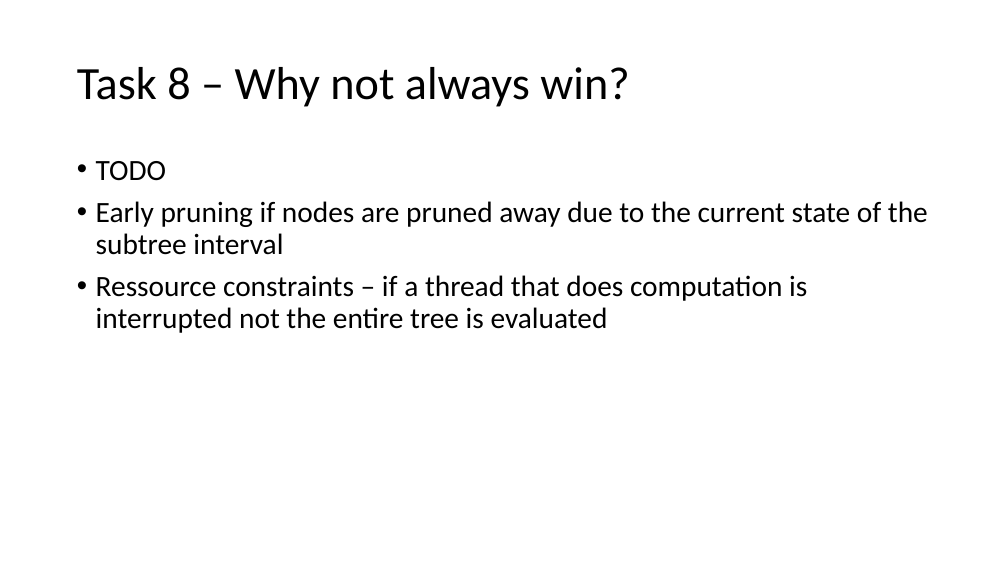
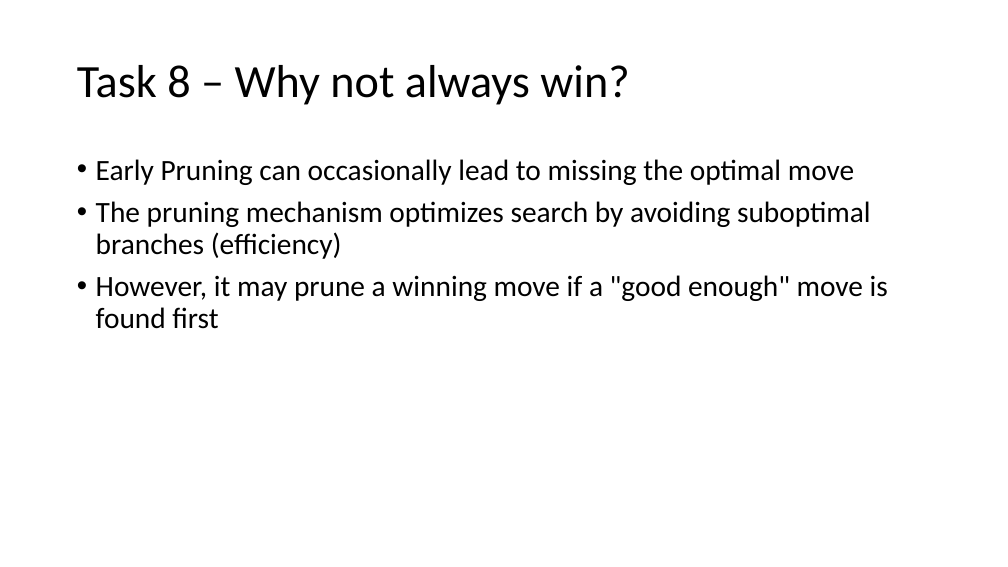
Before and after one commit to XaverB/connect-four, a slide deck: slide 22 of doc/ConnectFourPresentationDraft.pptx (slide 13 before the commit). Drawn at 1008x567 pixels with LibreOffice and Linux fonts; fonts in the diff are those of the drawing. Boxes give left, top, right and bottom in pixels: in the first picture for what was removed or moved away, otherwise in the second. Text is boxed around its words. In the diff, an @@ line names an element or a change of style, - is before the commit and + after.

```diff
--- a/doc/ConnectFourPresentationDraft.pptx
+++ b/doc/ConnectFourPresentationDraft.pptx
@@ text at [96,159,888,329]: text changed @@
-• TODO
-• Early pruning if nodes are pruned away due to the current state of the subtree interval
-• Ressource constraints – if a thread that does computation is interrupted not the entire tree is evaluated
+• Early Pruning can occasionally lead to missing the optimal move
+• The pruning mechanism optimizes search by avoiding suboptimal branches (efficiency)
+• However, it may prune a winning move if a "good enough" move is found first
```
Also in this commit, not shown: 4 other slides changed, 13 slides added.
